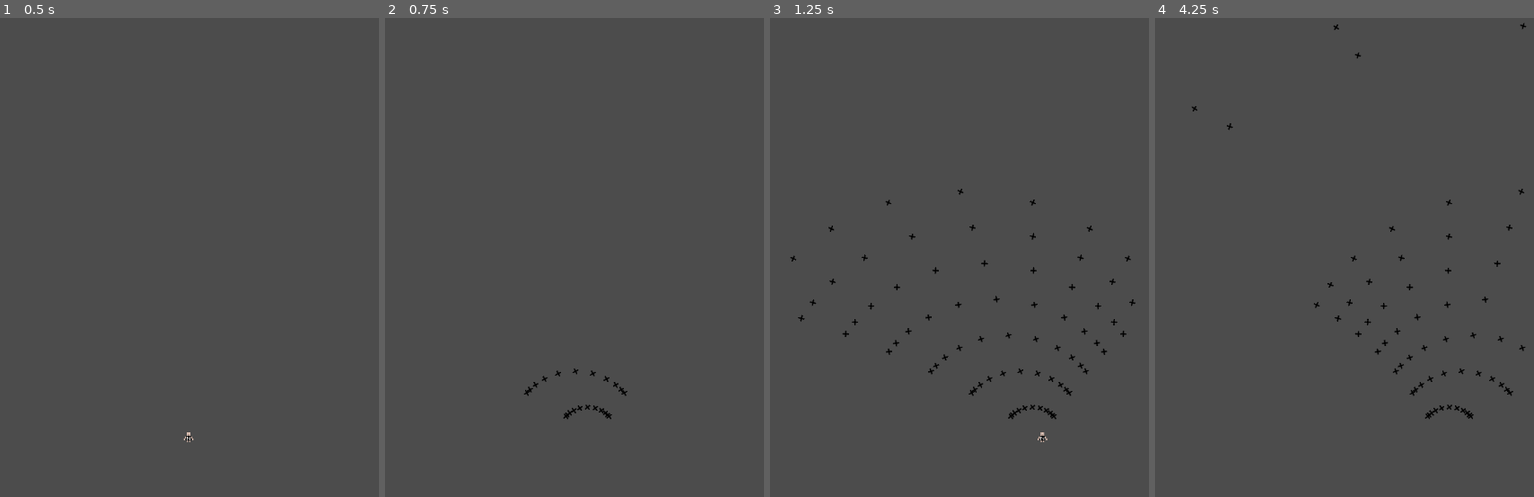
Above: before the commit, frames 1-4 (left to right).
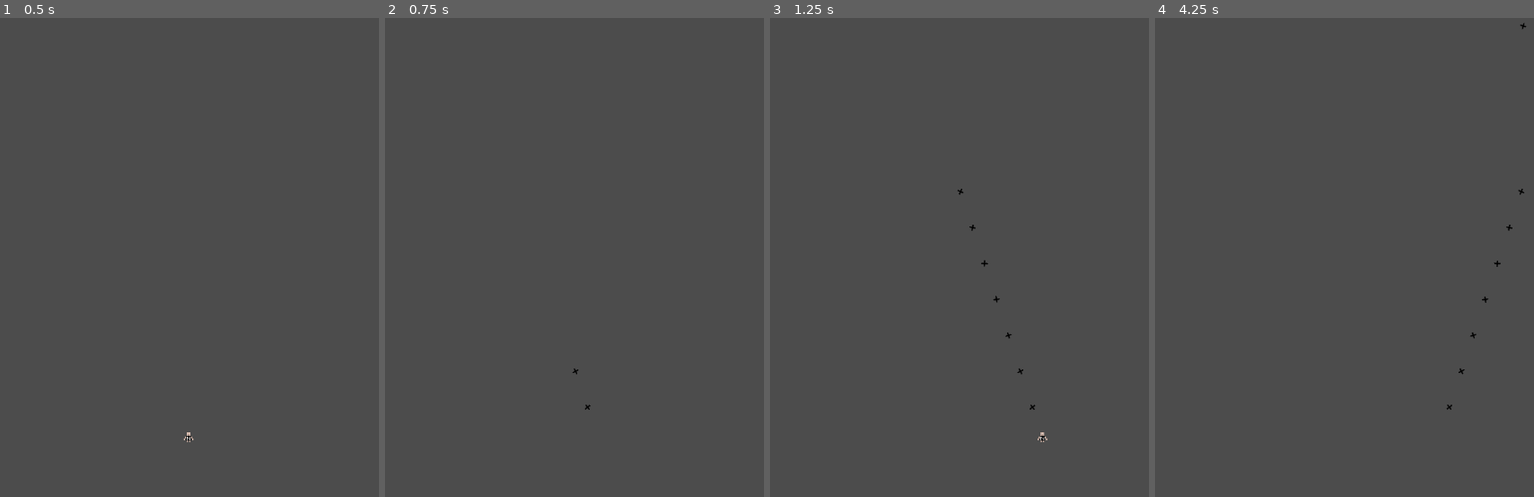
Above: after the commit, the same moments.

Repository: Killer66562/DMK_CS
Game: Godot game, scene res://scenes/stages/stage1/Stage1.tscn
Same seed, same stepped clock (60 frames per second), same inputs: the game is played once before the commit and once after it. The project has no main scene, so this scene is started directly.
Inputs:
- Up to frame 1 (0.5 s): no input
- Up to frame 2 (0.75 s): tap Enter at 0.5 s; hold Right (move_right) from 0.53 s (still down); hold X (shoot_bullet) from 0.53 s (still down)
- Up to frame 3 (1.25 s): keep holding Right (move_right); keep holding X (shoot_bullet)
- Up to frame 4 (4.25 s): release Right (move_right) at 1.28 s; release X (shoot_bullet) at 1.28 s; hold Down (move_down) 1.28-2.03 s; tap X (shoot_bullet) at 1.35, 2.85 s; hold Right (move_right) 2.03-2.78 s; hold X (shoot_bullet) 2.03-2.78 s; hold Up (move_up) 2.78-3.53 s; hold Left (move_left) from 3.53 s (still down); hold X (shoot_bullet) from 3.53 s (still down)

Frame 1 is identical in both runs. In frame 2, 0.2% of the frame differs, in the area x 36-64%, y 73-84%; in frame 3, 0.6%, in the area x 5-97%, y 37-84%; in frame 4, 0.5%.

Commit message:
Playable

Diff:
--- a/project.godot
+++ b/project.godot
@@ -44,6 +44,11 @@
 "language": "GDScript",
 "path": "res://scripts/mob.gd"
 }, {
+"base": "Bullet",
+"class": "MobBullet",
+"language": "GDScript",
+"path": "res://scenes/MobBullet.gd"
+}, {
 "base": "Area2D",
 "class": "MobSpawner",
 "language": "GDScript",
@@ -53,6 +58,11 @@
 "class": "Player",
 "language": "GDScript",
 "path": "res://scripts/player.gd"
+}, {
+"base": "Bullet",
+"class": "PlayerBullet",
+"language": "GDScript",
+"path": "res://scenes/PlayerBullet.gd"
 }, {
 "base": "Item",
 "class": "PowerItem",
@@ -87,8 +97,10 @@
 "Item": "",
 "MalePlayer": "",
 "Mob": "",
+"MobBullet": "",
 "MobSpawner": "",
 "Player": "",
+"PlayerBullet": "",
 "PowerItem": "",
 "ScoreItem": "",
 "Stage": "",
--- a/scenes/Mob.tscn
+++ b/scenes/Mob.tscn
@@ -10,4 +10,10 @@
 script = ExtResource( 2 )
 BulletTypes = [ ExtResource( 3 ) ]
 
+[node name="CollisionArea" parent="." index="0" groups=[
+"mob_area",
+]]
+
 [node name="MoveTimer" type="Timer" parent="." index="3"]
+
+[node name="MoveStopTimer" type="Timer" parent="." index="4"]
--- /dev/null
+++ b/scenes/MobBullet.gd
@@ -0,0 +1,2 @@
+class_name MobBullet
+extends Bullet
--- /dev/null
+++ b/scenes/MobBullet.tscn
@@ -0,0 +1,9 @@
+[gd_scene load_steps=3 format=2]
+
+[ext_resource path="res://scenes/Bullet.tscn" type="PackedScene" id=1]
+[ext_resource path="res://scenes/MobBullet.gd" type="Script" id=2]
+
+[node name="MobBullet" groups=[
+"mob_bullet",
+] instance=ExtResource( 1 )]
+script = ExtResource( 2 )
--- a/scenes/MobSpawner.tscn
+++ b/scenes/MobSpawner.tscn
@@ -14,7 +14,9 @@
 [sub_resource type="RectangleShape2D" id=2]
 extents = Vector2( 12, 12 )
 
-[node name="MobSpawner" type="Area2D"]
+[node name="MobSpawner" type="Area2D" groups=[
+"mob_spawner",
+]]
 script = ExtResource( 1 )
 health = 0
 
@@ -25,5 +27,15 @@
 
 [node name="CollisionShape2D" type="CollisionShape2D" parent="."]
 shape = SubResource( 2 )
+
+[node name="ProgressBar" type="ProgressBar" parent="."]
+anchor_bottom = 10.0
+margin_left = -35.0
+margin_top = -27.0
+margin_right = 35.0
+margin_bottom = -13.0
+__meta__ = {
+"_edit_use_anchors_": false
+}
 [connection signal="area_entered" from="." to="." method="_on_MobSpawner_area_entered"]
 [connection signal="timeout" from="Timer" to="." method="_on_Timer_timeout"]
--- /dev/null
+++ b/scenes/PlayerBullet.gd
@@ -0,0 +1,2 @@
+class_name PlayerBullet
+extends Bullet
--- /dev/null
+++ b/scenes/PlayerBullet.tscn
@@ -0,0 +1,9 @@
+[gd_scene load_steps=3 format=2]
+
+[ext_resource path="res://scenes/Bullet.tscn" type="PackedScene" id=1]
+[ext_resource path="res://scenes/PlayerBullet.gd" type="Script" id=2]
+
+[node name="PlayerBullet" groups=[
+"player_bullet",
+] instance=ExtResource( 1 )]
+script = ExtResource( 2 )
--- a/scenes/bullets/XBullet.tscn
+++ b/scenes/bullets/XBullet.tscn
@@ -13,3 +13,4 @@
 
 [node name="CollisionShape2D" parent="." index="1"]
 shape = SubResource( 1 )
+[connection signal="area_entered" from="." to="." method="_on_XBullet_area_entered"]
--- a/scenes/mobs/CryFaceMob.tscn
+++ b/scenes/mobs/CryFaceMob.tscn
@@ -18,12 +18,28 @@
 
 [node name="CryFaceMob" instance=ExtResource( 1 )]
 script = ExtResource( 2 )
+health = 10
 shoot_cooldown = 0.5
 BulletTypes = [ ExtResource( 4 ) ]
 
 [node name="CollisionShape2D" parent="CollisionArea" index="0"]
-shape = SubResource( 2 )
+shape = SubResource( 1 )
 
 [node name="AnimatedSprite" parent="." index="1"]
-frames = SubResource( 1 )
+frames = SubResource( 2 )
+
+[node name="MoveTimer" parent="." index="3"]
+wait_time = 3.0
+
+[node name="ProgressBar" type="ProgressBar" parent="." index="5"]
+margin_left = -30.0
+margin_top = -23.0
+margin_right = 30.0
+margin_bottom = -9.0
+__meta__ = {
+"_edit_use_anchors_": false
+}
+[connection signal="area_entered" from="CollisionArea" to="." method="_on_CollisionArea_area_entered"]
 [connection signal="timeout" from="ShootTimer" to="." method="_on_ShootTimer_timeout"]
+[connection signal="timeout" from="MoveTimer" to="." method="_on_MoveTimer_timeout"]
+[connection signal="timeout" from="MoveStopTimer" to="." method="_on_MoveStopTimer_timeout"]
--- a/scenes/stages/stage1/Stage1.tscn
+++ b/scenes/stages/stage1/Stage1.tscn
@@ -9,3 +9,5 @@
 Waves = [ ExtResource( 2 ), ExtResource( 3 ) ]
 
 [node name="MalePlayer" parent="." index="1" instance=ExtResource( 4 )]
+power = 0
+[connection signal="position_update" from="MalePlayer" to="." method="_on_MalePlayer_position_update"]
--- a/scenes/stages/stage1/waves/Wave1.tscn
+++ b/scenes/stages/stage1/waves/Wave1.tscn
@@ -7,31 +7,31 @@
 [node name="Wave1" instance=ExtResource( 1 )]
 
 [node name="EndTimer" parent="." index="0"]
-wait_time = 5.0
+wait_time = 60.0
 
 [node name="MobSpawner" parent="." index="1" instance=ExtResource( 3 )]
 position = Vector2( 592.101, 188.901 )
 MobTypes = [ ExtResource( 4 ) ]
-health = 10
-spawn_radius = 20
-spawn_cooldown = 1
-max_mob_spawn_per_time = 5
+health = 100
+spawn_radius = 100
+spawn_cooldown = 10
+max_mob_spawn_per_time = 3
 max_mob_can_spwan = 10
 
 [node name="MobSpawner2" parent="." index="2" instance=ExtResource( 3 )]
 position = Vector2( 727.03, 148.422 )
 MobTypes = [ ExtResource( 4 ) ]
-health = 10
-spawn_radius = 20
-spawn_cooldown = 1
-max_mob_spawn_per_time = 5
+health = 100
+spawn_radius = 100
+spawn_cooldown = 10
+max_mob_spawn_per_time = 3
 max_mob_can_spwan = 10
 
 [node name="MobSpawner3" parent="." index="3" instance=ExtResource( 3 )]
 position = Vector2( 473.045, 149.216 )
 MobTypes = [ ExtResource( 4 ) ]
-health = 10
-spawn_radius = 20
-spawn_cooldown = 2
-max_mob_spawn_per_time = 5
+health = 100
+spawn_radius = 100
+spawn_cooldown = 10
+max_mob_spawn_per_time = 3
 max_mob_can_spwan = 10
--- a/scenes/stages/stage1/waves/Wave2.tscn
+++ b/scenes/stages/stage1/waves/Wave2.tscn
@@ -6,11 +6,14 @@
 
 [node name="Wave2" instance=ExtResource( 1 )]
 
+[node name="EndTimer" parent="." index="0"]
+wait_time = 120.0
+
 [node name="MobSpawner" parent="." index="1" instance=ExtResource( 2 )]
 position = Vector2( 487.332, 235.729 )
 MobTypes = [ ExtResource( 3 ) ]
-health = 10
-spawn_radius = 50
-spawn_cooldown = 2
-max_mob_spawn_per_time = 3
+health = 250
+spawn_radius = 150
+spawn_cooldown = 8
+max_mob_spawn_per_time = 4
 max_mob_can_spwan = 20
--- a/scripts/CryFaceMob.gd
+++ b/scripts/CryFaceMob.gd
@@ -3,16 +3,53 @@
 
 func _shoot_bullet():
 	var bullet = BulletTypes[randi() % bullet_types_size].instance()
-	bullet.velocity = Vector2(0, 1).normalized()
+	bullet.velocity = (player_position - position).normalized()
 	bullet.speed = 200
 	bullet.rotate_velocity = PI
 	bullet.position = position
+	bullet.damage = 1
+	bullet.add_to_group("mob_bullet")
 	get_tree().root.add_child(bullet)
 
 
 func _ready():
 	._ready()
+	$ProgressBar.max_value = health
+	$ProgressBar.value = health
+
+
+func _process(delta):
+	position += velocity * speed * delta
 
 
 func _on_ShootTimer_timeout():
 	_shoot_bullet()
+
+
+func _on_MoveTimer_timeout():
+	var next_position = \
+	Vector2(
+		player_position.x + rand_range(-80, 80),
+		position.y + rand_range(-40, 40)
+	)
+	var next_velocity = (next_position - position).normalized()
+	var next_speed = \
+	position.distance_to(next_position) / $MoveStopTimer.wait_time
+
+	speed = 0
+	velocity = next_velocity
+	speed = next_speed
+
+	$MoveStopTimer.start()
+
+
+func _on_CollisionArea_area_entered(area):
+	if area.is_in_group("player_bullet"):
+		health -= area.damage
+		$ProgressBar.value = health
+		if health <= 0:
+			queue_free()
+
+
+func _on_MoveStopTimer_timeout():
+	speed = 0
--- a/scripts/bullet.gd
+++ b/scripts/bullet.gd
@@ -41,3 +41,12 @@
 	position.x > disappear_xy_max.x or \
 	position.y > disappear_xy_max.y:
 		queue_free()
+
+
+func _on_XBullet_area_entered(area):
+	if is_in_group("mob_bullet"):
+		if area.is_in_group("player_area"):
+			queue_free()
+	elif is_in_group("player_bullet"):
+		if area.is_in_group("mob_area") or area.is_in_group("mob_spwaner"):
+			queue_free()
--- a/scripts/male_player.gd
+++ b/scripts/male_player.gd
@@ -29,7 +29,6 @@
 		bullet.rotate_acceleration = PI / 6
 		bullet.add_to_group("player_bullet")
 		get_tree().root.add_child(bullet)
-
 
 
 func _process(delta: float) -> void:
@@ -70,13 +69,22 @@
 	can_shoot = true
 
 
+func _be_invincible():
+	is_invincible = true
+	$AnimatedSprite.animation = "invincible"
+	$InvincibleTimer.start()
+
+
 func _on_CollisionArea_area_entered(area):
-	if area.is_in_group("mob_bullet"):
+	if area.is_in_group("mob_bullet") and not is_invincible:
+		_be_invincible()
 		health -= area.damage
-	if area.is_in_group("mob"):
+	if area.is_in_group("mob_area") and not is_invincible:
+		_be_invincible()
 		health -= 1
 	if health <= 0:
 		emit_signal("die")
+		queue_free()
 		return
 	if area.is_in_group("item"):
 		if area.is_in_group("power"):
--- a/scripts/mob.gd
+++ b/scripts/mob.gd
@@ -4,6 +4,8 @@
 
 #I need a method to get the player from its parents
 var player_position := Vector2(0, 0)
+export var move_cooldown := 5.0
+export var move_to_next_pos_in_sec := 1.0
 
 #Only use the types that extends Bullet
 #Overwrite it in _init() of the children classes
@@ -22,7 +24,10 @@
 	_check()
 	randomize()
 	$ShootTimer.wait_time = shoot_cooldown
+	$MoveTimer.wait_time = move_cooldown
+	$MoveStopTimer.wait_time = move_to_next_pos_in_sec
 	$ShootTimer.start()
+	$MoveTimer.start()
 
 #Check all pre-requests in this function
 func _check() -> void:
--- a/scripts/mob_spawner.gd
+++ b/scripts/mob_spawner.gd
@@ -52,6 +52,8 @@
 func _ready() -> void:
 	randomize()
 	_check()
+	$ProgressBar.max_value = health
+	$ProgressBar.value = health
 	$Timer.wait_time = spawn_cooldown
 	$Timer.start()
 
@@ -71,3 +73,6 @@
 func _on_MobSpawner_area_entered(area):
 	if area.is_in_group("player_bullet"):
 		health -= area.damage
+		$ProgressBar.value = health
+		if health <= 0:
+			queue_free()
--- a/scripts/stage.gd
+++ b/scripts/stage.gd
@@ -34,3 +34,7 @@
 
 func _on_FirstWaveLoadTimer_timeout():
 	_load_next_wave()
+
+
+func _on_MalePlayer_position_update():
+	get_tree().call_group("mob", "update_player_position", $MalePlayer.position)
Not shown: 1 places in scenes/mobs/CryFaceMob.tscn that only renumber resources
